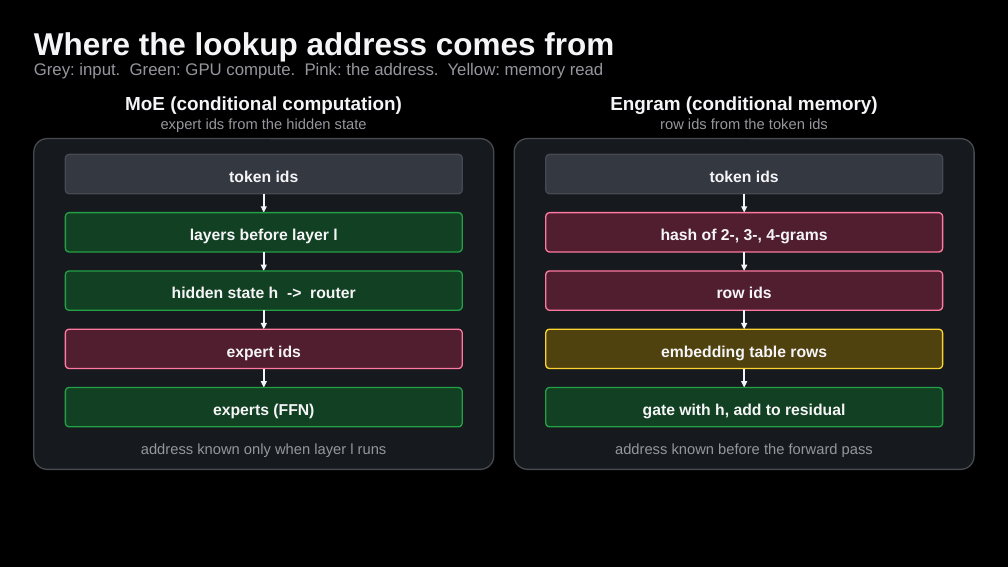
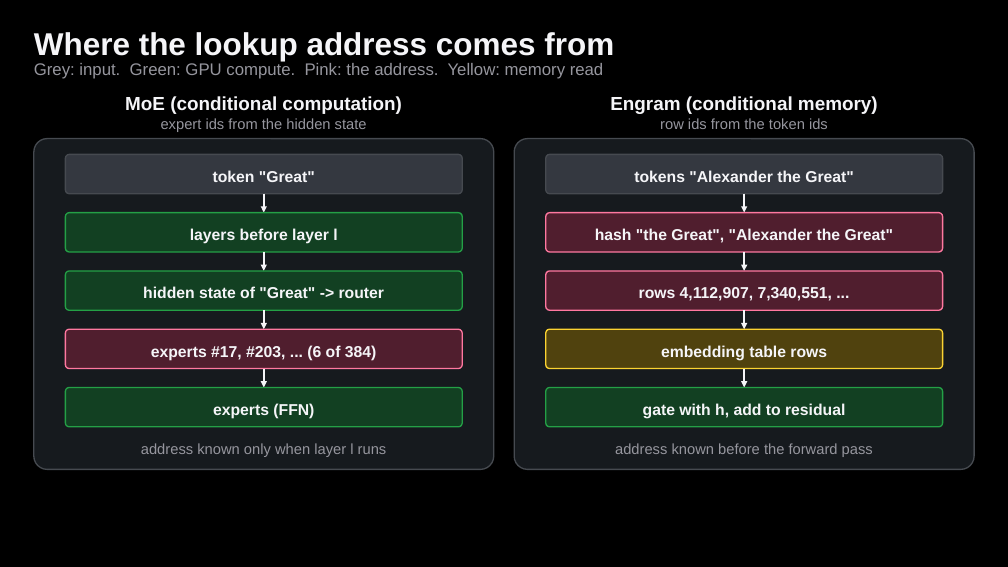
Before and after one commit to littlemex/figures, a slide deck: slide 1 of zenn/articles/5853108f53bd7f/source/engram-figures.pptx. Drawn at 1008x567 pixels with LibreOffice and Linux fonts; fonts in the diff are those of the drawing. Boxes give left, top, right and bottom in pixels: in the first picture for what was removed or moved away, otherwise in the second. Text is boxed around its words. In the diff, an @@ line names an element or a change of style, - is before the commit and + after.

```diff
--- a/zenn/articles/5853108f53bd7f/source/engram-figures.pptx
+++ b/zenn/articles/5853108f53bd7f/source/engram-figures.pptx
@@ text in rounded rectangle at (213,170,315,182): text changed @@
-token ids
+token "Great"
@@ text in rounded rectangle at (634,170,854,182): text changed @@
-token ids
+tokens "Alexander the Great"
@@ text in rounded rectangle at (595,228,894,243): text changed @@
-hash of 2-, 3-, 4-grams
+hash "the Great", "Alexander the Great"
@@ text in rounded rectangle at (143,286,384,298): text changed @@
-hidden state h -> router
+hidden state of "Great" -> router
@@ text in rounded rectangle at (639,287,832,301): text changed @@
-row ids
+rows 4,112,907, 7,340,551, ...
@@ text in rounded rectangle at (151,345,377,361): text changed @@
-expert ids
+experts #17, #203, ... (6 of 384)
```
Also in this commit, not shown: 1 slide added, 5 other files.
